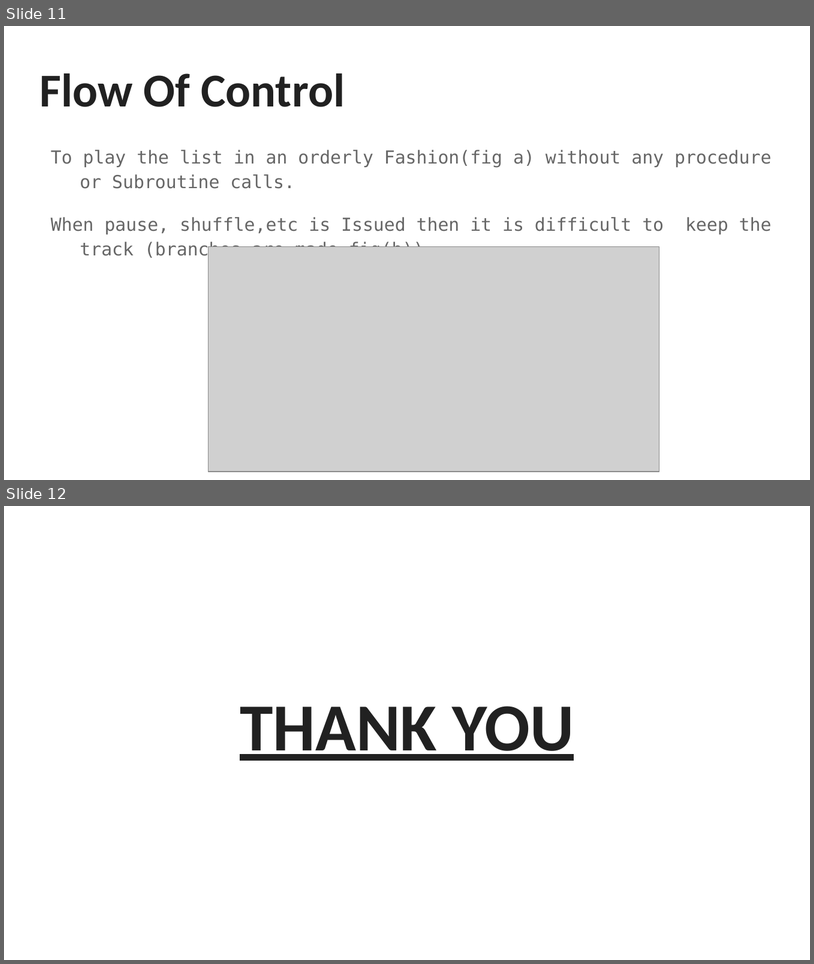
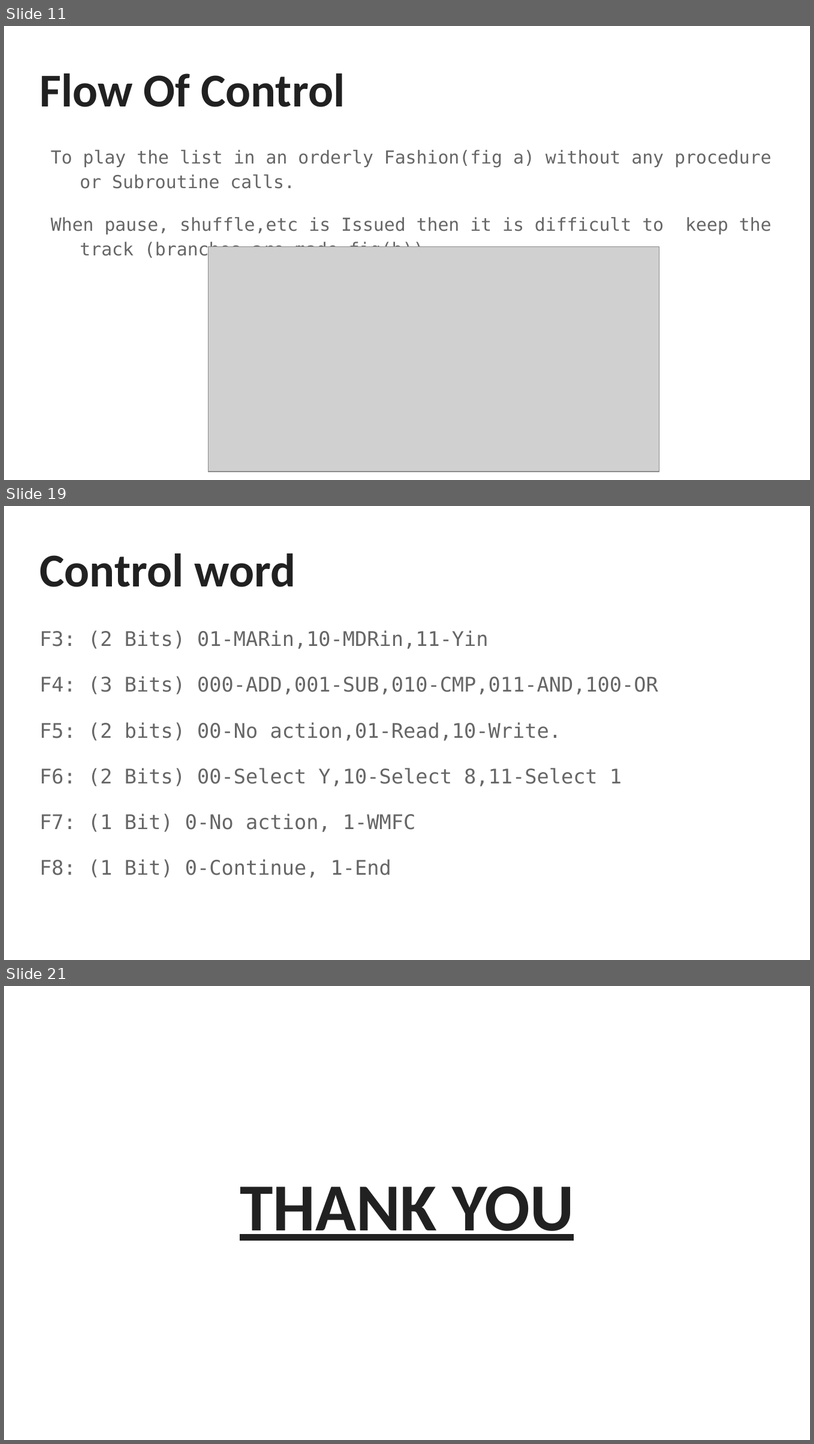
Before and after one commit to yaki29/COA-Project, a slide deck: MP3 Player ISA.pptx. Shown one above the other, each under a label of ours: slides 11 and 12 before the commit, slides 11, 19 and 21 after it; the slides between them are not shown. The pictures are 814x964 and 814x1444 pixels, drawn with LibreOffice and Linux fonts; fonts in the diff are those of the drawing; grey boxes stand for pictures. Boxes give left, top, right and bottom in pixels: in the first picture for what was removed or moved away, otherwise in the second. Text is boxed around its words. In the diff, an @@ line names an element or a change of style, - is before the commit and + after.

```diff
--- a/MP3 Player ISA.pptx
+++ b/MP3 Player ISA.pptx
@@ slide 19 added at (x1=4, y1=506, x2=810, y2=960), background #FFFFFF @@
@@ title added at (x1=39, y1=553, x2=296, y2=587), 42 pt, text #212121, bold @@
+Control word
@@ text added at (x1=39, y1=630, x2=659, y2=877), 18 pt, text #666666 @@
+F3: (2 Bits) 01-MARin,10-MDRin,11-Yin
+F4: (3 Bits) 000-ADD,001-SUB,010-CMP,011-AND,100-OR
+F5: (2 bits) 00-No action,01-Read,10-Write.
+F6: (2 Bits) 00-Select Y,10-Select 8,11-Select 1
+F7: (1 Bit) 0-No action, 1-WMFC
+F8: (1 Bit) 0-Continue, 1-End
@@ what was slide 12 is now slide 21 @@
```
Also in this commit, not shown: 5 slides changed, 8 other slides added.
